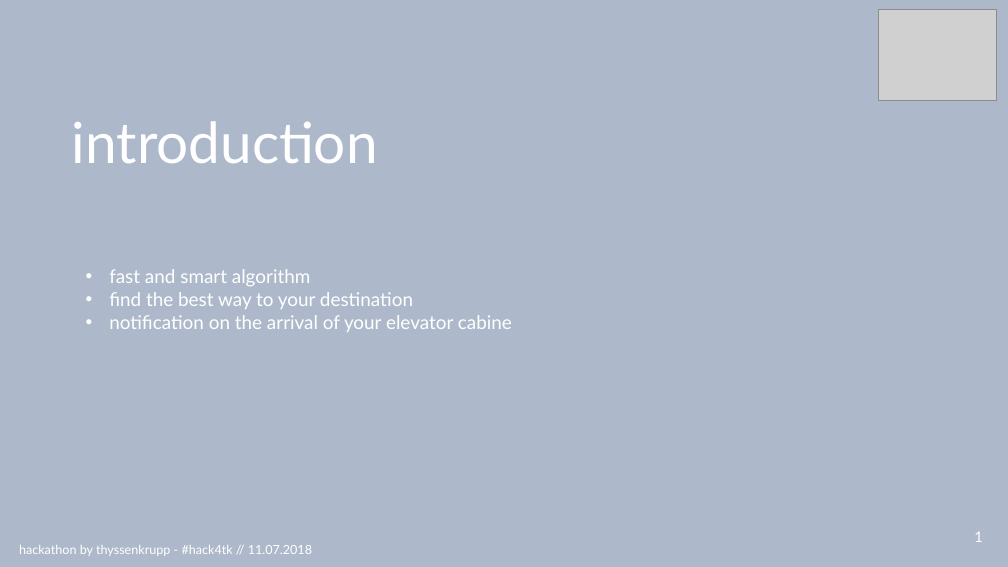
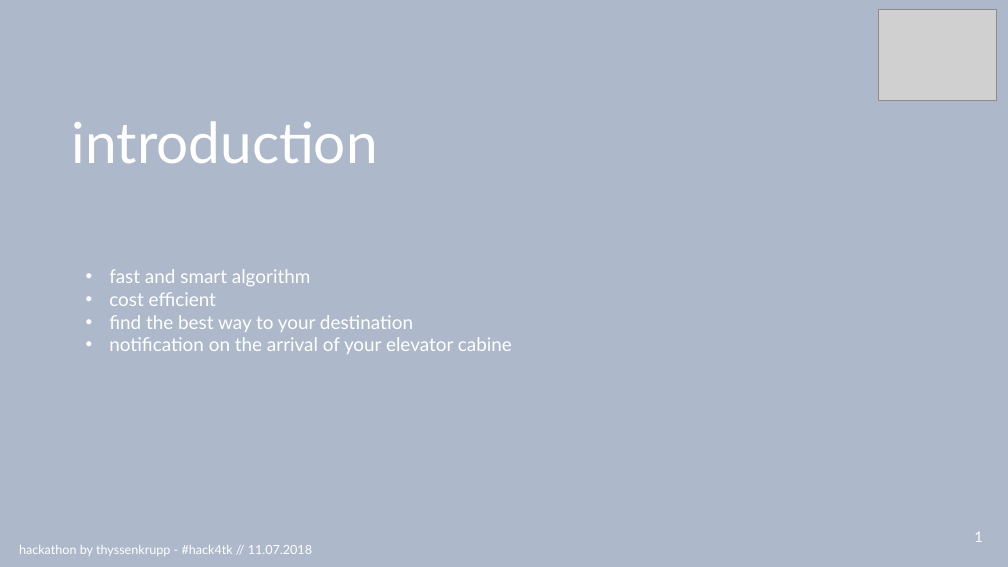
Before and after one commit to RBEGamer/HACK4TK_HACKATHON_2018, a slide deck: slide 3 of presentationHack4tk.pptx. Drawn at 1008x567 pixels with LibreOffice and Linux fonts; fonts in the diff are those of the drawing; grey boxes stand for pictures. Boxes give left, top, right and bottom in pixels: in the first picture for what was removed or moved away, otherwise in the second. Text is boxed around its words. In the diff, an @@ line names an element or a change of style, - is before the commit and + after.

```diff
--- a/presentationHack4tk.pptx
+++ b/presentationHack4tk.pptx
@@ text at <box>109,292,216,306</box>: paragraph added @@
+• cost efficient
```
Also in this commit, not shown: 1 other slide changed.
